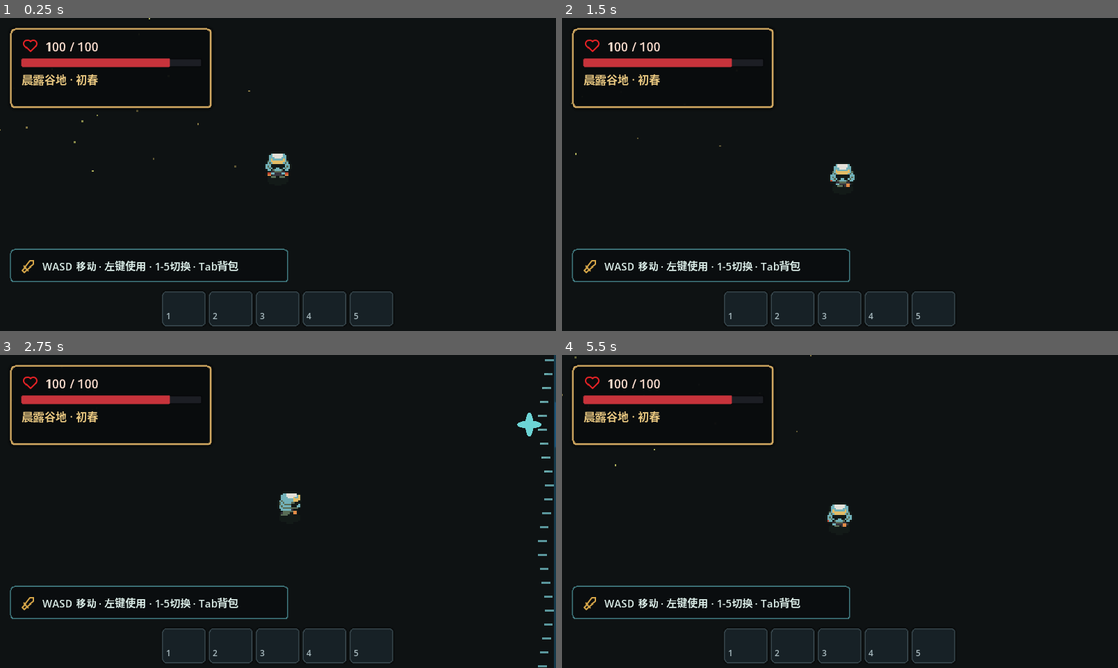
Above: before the commit, frames 1-4 (two rows, left to right).
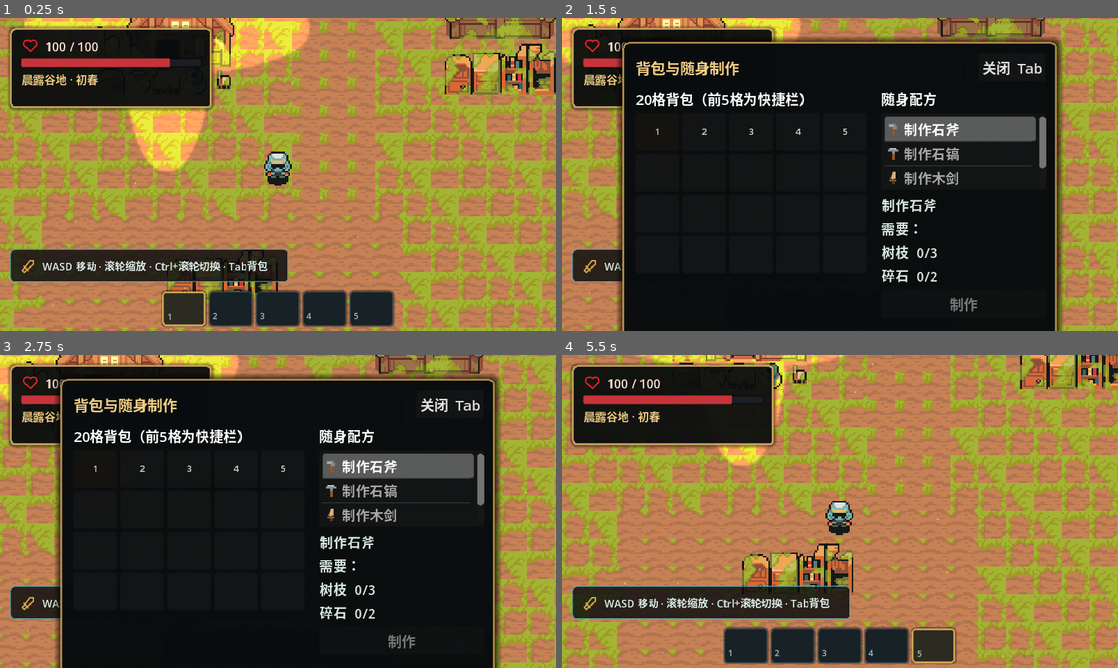
Above: after the commit, the same moments.

Repository: smple15981/mygames
Game: Godot game, scene res://scenes/bootstrap/main.tscn
Same seed, same stepped clock (60 frames per second), same inputs: the game is played once before the commit and once after it.
Inputs (mouse positions are in pixels of both pictures, inside the frame that each line leads up to):
- Up to frame 1 (0.25 s): no input
- Up to frame 2 (1.5 s): tap Enter at 0.5 s; move the mouse to (962, 158) at 0.52 s; press the mouse at (962, 158) at 0.53 s; hold D (move_right) 0.53-1.28 s; move the mouse to (728, 190) at 1.27 s; release the mouse at (728, 190) at 1.28 s; hold S (move_down) from 1.28 s (still down); tap Tab at 1.35 s
- Up to frame 3 (2.75 s): move the mouse to (333, 442) at 2.02 s; release S (move_down) at 2.03 s; hold D (move_right) from 2.03 s (still down); tap 1 at 2.1 s
- Up to frame 4 (5.5 s): move the mouse to (812, 574) at 2.77 s; release D (move_right) at 2.78 s; hold W (move_up) 2.78-3.53 s; tap 2 at 2.85 s; click (812, 574) at 2.92 s; move the mouse to (1006, 558) at 3.52 s; hold A (move_left) 3.53-5.03 s; tap 3 at 3.6 s; tap Escape (pause) at 4.15 s; move the mouse to (673, 464) at 4.27 s; tap 4 at 4.35 s; move the mouse to (867, 511) at 5.02 s; hold S (move_down) from 5.03 s (still down); tap 5 at 5.1 s; click (867, 511) at 5.17 s

The runs differ from the first frame. In frame 1, 85% of the frame differs, in the area x 0-100%, y 0-100%; in frame 2, 33%; in frame 3, 33%; in frame 4, 85%.
Error before the commit: Attempt to call function 'build' in base 'null instance' on a null instance. (res://scripts/world/prototype_world.gd:18)

Commit message:
feat: compose enlarged world layout and global input nodes

Diff:
--- a/scenes/world/prototype_world.tscn
+++ b/scenes/world/prototype_world.tscn
@@ -9,6 +9,11 @@
 [ext_resource type="Texture2D" path="res://assets/third_party/tabler/tabler-icons/sword.svg" id="7_sword"]
 [ext_resource type="PackedScene" path="res://scenes/ui/hotbar_ui.tscn" id="8_hotbar"]
 [ext_resource type="PackedScene" path="res://scenes/ui/inventory_ui.tscn" id="9_inventory"]
+[ext_resource type="Script" path="res://scripts/world/world_layout.gd" id="10_layout"]
+[ext_resource type="Resource" path="res://data/world/default_world_layout.tres" id="11_layout_config"]
+[ext_resource type="Script" path="res://scripts/world/world_collision_registry.gd" id="12_registry"]
+[ext_resource type="Script" path="res://scripts/core/pause_coordinator.gd" id="13_pause"]
+[ext_resource type="Script" path="res://scripts/input/game_input_router.gd" id="14_input"]
 
 [sub_resource type="StyleBoxFlat" id="Style_status"]
 bg_color = Color(0.035, 0.047, 0.055, 0.9)
@@ -61,11 +66,27 @@
 [node name="WorldTone" type="CanvasModulate" parent="."]
 color = Color(0.94, 0.96, 0.9, 1)
 
+[node name="WorldCollisionRegistry" type="Node" parent="."]
+script = ExtResource("12_registry")
+
+[node name="WorldLayout" type="Node2D" parent="."]
+script = ExtResource("10_layout")
+config = ExtResource("11_layout_config")
+ground_path = NodePath("../Ground")
+entities_path = NodePath("../Entities")
+registry_path = NodePath("../WorldCollisionRegistry")
+
+[node name="PauseCoordinator" type="Node" parent="."]
+script = ExtResource("13_pause")
+
+[node name="GameInputRouter" type="Node" parent="."]
+script = ExtResource("14_input")
+
 [node name="Ground" type="TileMapLayer" parent="."]
 
 [node name="WaterSurface" type="Node2D" parent="."]
-position = Vector2(960, 0)
-z_index = 1
+visible = false
+process_mode = 4
 script = ExtResource("3_water")
 surface_size = Vector2(128, 768)
 
@@ -74,23 +95,23 @@
 z_index = 2
 
 [node name="LicensedGlow" type="Sprite2D" parent="Entities"]
-position = Vector2(930, 290)
+position = Vector2(1600, 900)
 texture = ExtResource("5_particle")
 scale = Vector2(0.22, 0.22)
 modulate = Color(0.45, 0.9, 1, 0.82)
 
 [node name="Player" parent="Entities" instance=ExtResource("2_player")]
-position = Vector2(480, 300)
+position = Vector2(528, 1488)
 
 [node name="HouseMotes" type="Node2D" parent="."]
-position = Vector2(90, 50)
+position = Vector2(160, 1240)
 z_index = 3
 script = ExtResource("4_motes")
-field_size = Vector2(480, 260)
-mote_count = 26
+field_size = Vector2(760, 520)
+mote_count = 32
 
 [node name="HouseLight" type="PointLight2D" parent="."]
-position = Vector2(250, 160)
+position = Vector2(400, 1320)
 z_index = 4
 texture = ExtResource("5_particle")
 texture_scale = 2.6
@@ -98,7 +119,7 @@
 color = Color(1, 0.72, 0.34, 1)
 
 [node name="PickupLight" type="PointLight2D" parent="."]
-position = Vector2(930, 290)
+position = Vector2(1600, 900)
 z_index = 4
 texture = ExtResource("5_particle")
 texture_scale = 1.35
@@ -178,7 +199,7 @@
 [node name="Controls" type="Label" parent="HUD/HintPanel/Margin/Row"]
 theme_override_colors/font_color = Color(0.86, 0.93, 0.91, 1)
 theme_override_font_sizes/font_size = 12
-text = "WASD 移动 · 左键使用 · 1-5切换 · Tab背包"
+text = "WASD 移动 · 滚轮缩放 · Ctrl+滚轮切换 · Tab背包"
 vertical_alignment = 1
 
 [node name="HotbarUI" parent="HUD" instance=ExtResource("8_hotbar")]
Not shown: 1 places in scenes/world/prototype_world.tscn that only renumber resources
